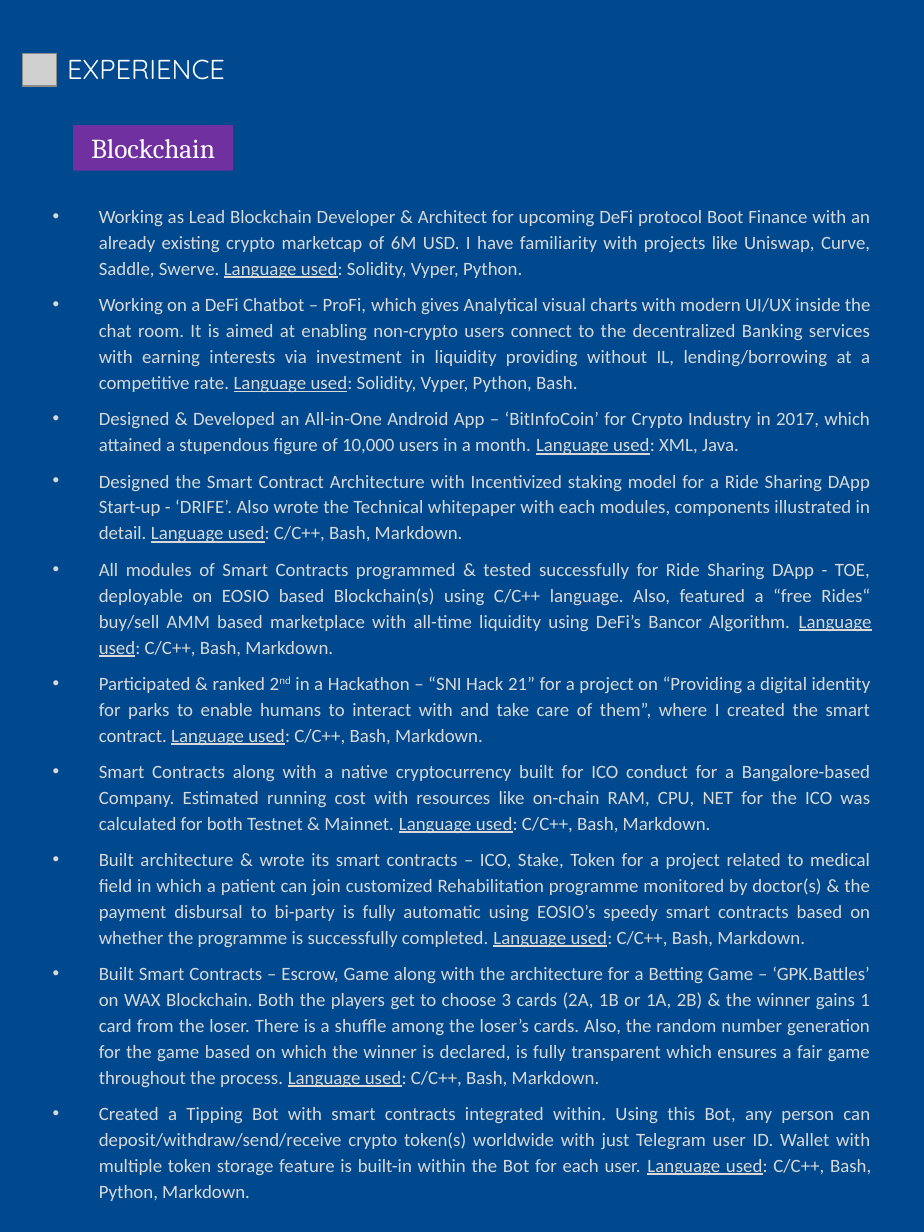
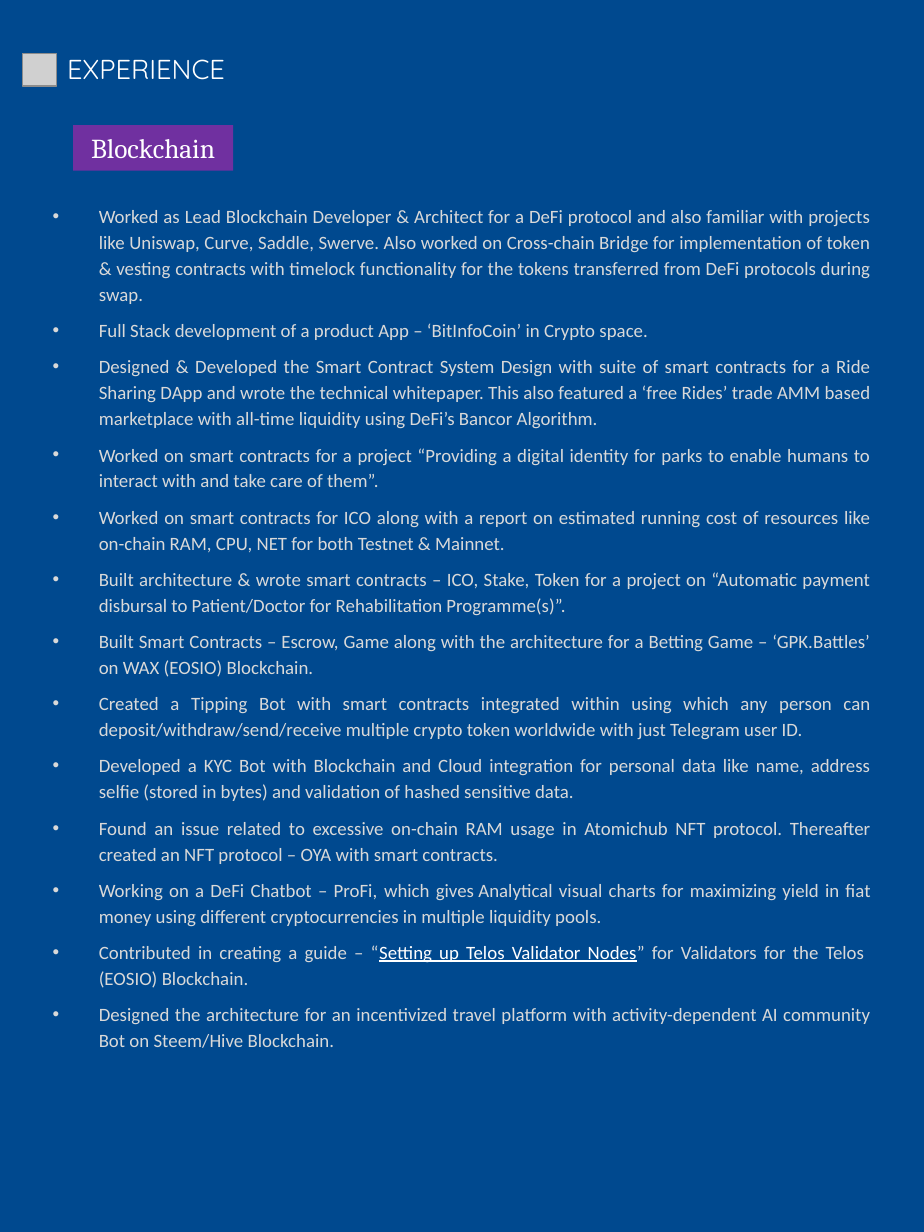
Before and after one commit to abhi3700/my_resume, a slide deck: slide 2 of my_resume.pptx. Drawn at 924x1232 pixels with LibreOffice and Linux fonts; fonts in the diff are those of the drawing; grey boxes stand for pictures. Boxes give left, top, right and bottom in pixels: in the first picture for what was removed or moved away, otherwise in the second. Text is boxed around its words. In the diff, an @@ line names an element or a change of style, - is before the commit and + after.

```diff
--- a/my_resume.pptx
+++ b/my_resume.pptx
@@ text at (99, 210, 871, 1048): text changed @@
-• Working as Lead Blockchain Developer & Architect for upcoming DeFi protocol Boot Finance with an already existing crypto marketcap of 6M USD. I have familiarity with projects like Uniswap, Curve, Saddle, Swerve. Language used: Solidity, Vyper, Python.
-• Working on a DeFi Chatbot – ProFi, which gives Analytical visual charts with modern UI/UX inside the chat room. It is aimed at enabling non-crypto users connect to the decentralized Banking services with earning interests via investment in liquidity providing without IL, lending/borrowing at a competitive rate. Language used: Solidity, Vyper, Python, Bash.
-• Designed & Developed an All-in-One Android App – ‘BitInfoCoin’ for Crypto Industry in 2017, which attained a stupendous figure of 10,000 users in a month. Language used: XML, Java.
-• Designed the Smart Contract Architecture with Incentivized staking model for a Ride Sharing DApp Start-up - ‘DRIFE’. Also wrote the Technical whitepaper with each modules, components illustrated in detail. Language used: C/C++, Bash, Markdown.
-• All modules of Smart Contracts programmed & tested successfully for Ride Sharing DApp - TOE, deployable on EOSIO based Blockchain(s) using C/C++ language. Also, featured a “free Rides“ buy/sell AMM based marketplace with all-time liquidity using DeFi’s Bancor Algorithm. Language used: C/C++, Bash, Markdown.
-• Participated & ranked 2nd in a Hackathon – “SNI Hack 21” for a project on “Providing a digital identity for parks to enable humans to interact with and take care of them”, where I created the smart contract. Language used: C/C++, Bash, Markdown.
-• Smart Contracts along with a native cryptocurrency built for ICO conduct for a Bangalore-based Company. Estimated running cost with resources like on-chain RAM, CPU, NET for the ICO was calculated for both Testnet & Mainnet. Language used: C/C++, Bash, Markdown.
-• Built architecture & wrote its smart contracts – ICO, Stake, Token for a project related to medical field in which a patient can join customized Rehabilitation programme monitored by doctor(s) & the payment disbursal to bi-party is fully automatic using EOSIO’s speedy smart contracts based on whether the programme is successfully completed. Language used: C/C++, Bash, Markdown.
-• Built Smart Contracts – Escrow, Game along with the architecture for a Betting Game – ‘GPK.Battles’ on WAX Blockchain. Both the players get to choose 3 cards (2A, 1B or 1A, 2B) & the winner gains 1 card from the loser. There is a shuffle among the loser’s cards. Also, the random number generation for the game based on which the winner is declared, is fully transparent which ensures a fair game throughout the process. Language used: C/C++, Bash, Markdown.
-• Created a Tipping Bot with smart contracts integrated within. Using this Bot, any person can deposit/withdraw/send/receive crypto token(s) worldwide with just Telegram user ID. Wallet with multiple token storage feature is built-in within the Bot for each user. Language used: C/C++, Bash, Python, Markdown.
+• Worked as Lead Blockchain Developer & Architect for a DeFi protocol and also familiar with projects like Uniswap, Curve, Saddle, Swerve. Also worked on Cross-chain Bridge for implementation of token & vesting contracts with timelock functionality for the tokens transferred from DeFi protocols during swap.
+• Full Stack development of a product App – ‘BitInfoCoin’ in Crypto space.
+• Designed & Developed the Smart Contract System Design with suite of smart contracts for a Ride Sharing DApp and wrote the technical whitepaper. This also featured a ‘free Rides’ trade AMM based marketplace with all-time liquidity using DeFi’s Bancor Algorithm.
+• Worked on smart contracts for a project “Providing a digital identity for parks to enable humans to interact with and take care of them”.
+• Worked on smart contracts for ICO along with a report on estimated running cost of resources like on-chain RAM, CPU, NET for both Testnet & Mainnet.
+• Built architecture & wrote smart contracts – ICO, Stake, Token for a project on “Automatic payment disbursal to Patient/Doctor for Rehabilitation Programme(s)”.
+• Built Smart Contracts – Escrow, Game along with the architecture for a Betting Game – ‘GPK.Battles’ on WAX (EOSIO) Blockchain.
+• Created a Tipping Bot with smart contracts integrated within using which any person can deposit/withdraw/send/receive multiple crypto token worldwide with just Telegram user ID.
+• Developed a KYC Bot with Blockchain and Cloud integration for personal data like name, address selfie (stored in bytes) and validation of hashed sensitive data.
+• Found an issue related to excessive on-chain RAM usage in Atomichub NFT protocol. Thereafter created an NFT protocol – OYA with smart contracts.
+• Working on a DeFi Chatbot – ProFi, which gives Analytical visual charts for maximizing yield in fiat money using different cryptocurrencies in multiple liquidity pools.
+• Contributed in creating a guide – “Setting up Telos Validator Nodes” for Validators for the Telos (EOSIO) Blockchain.
+• Designed the architecture for an incentivized travel platform with activity-dependent AI community Bot on Steem/Hive Blockchain.
```
Also in this commit, not shown: 3 other slides changed, 2 other files.
